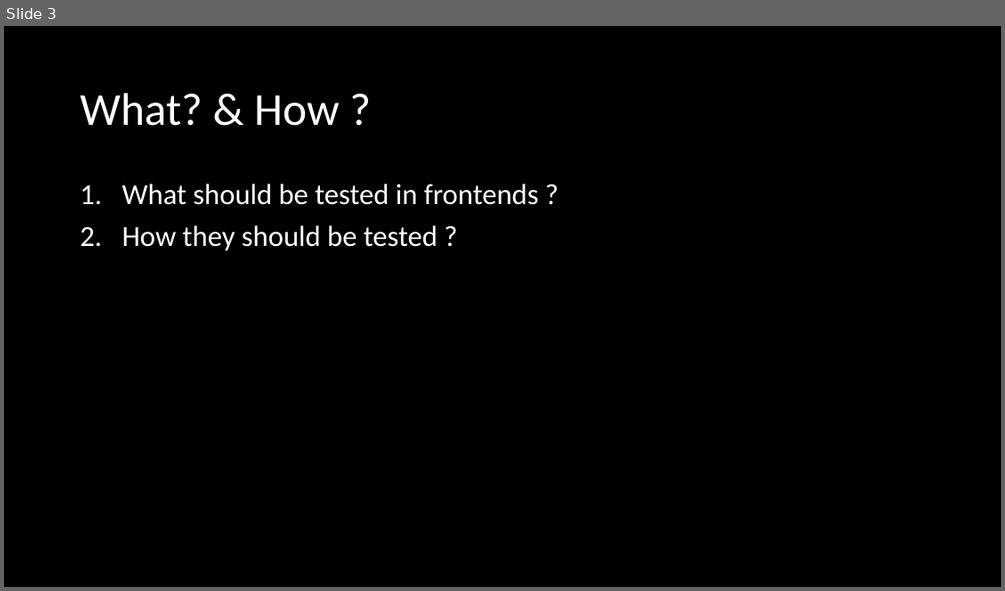
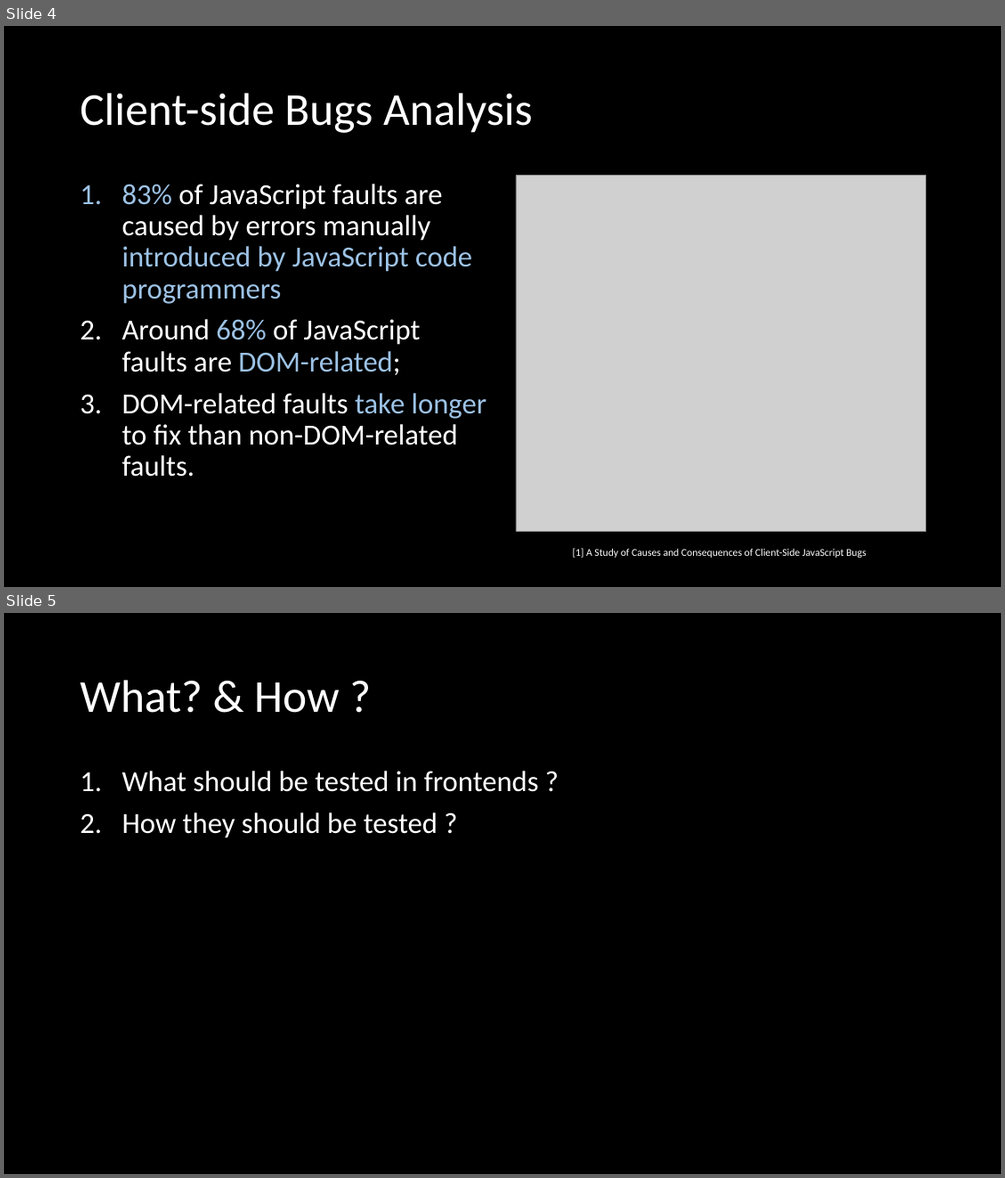
Before and after one commit to melkorCBA/testing-in-frontend, a slide deck: Reliable Frontends.pptx. Shown one above the other, each under a label of ours: slide 3 before the commit, slides 4 and 5 after it. The pictures are 1005x591 and 1005x1178 pixels, drawn with LibreOffice and Linux fonts; fonts in the diff are those of the drawing; grey boxes stand for pictures. Boxes give left, top, right and bottom in pixels: in the first picture for what was removed or moved away, otherwise in the second. Text is boxed around its words. In the diff, an @@ line names an element or a change of style, - is before the commit and + after.

```diff
--- a/Reliable Frontends.pptx
+++ b/Reliable Frontends.pptx
@@ slide 4 added at (4, 26, 1001, 587), background #000000 @@
@@ title added at (80, 93, 533, 133), 44 pt, text #FFFFFF @@
+Client-side Bugs Analysis
@@ text added at (122, 184, 486, 476), 28 pt, text #FFFFFF @@
+1. 83% of JavaScript faults are caused by errors manually introduced by JavaScript code programmers
+2. Around 68% of JavaScript faults are DOM-related;
+3. DOM-related faults take longer to fix than non-DOM-related faults.
@@ picture added at (516, 176, 925, 532) @@
@@ text added at (573, 548, 866, 557), 10 pt, text #FFFFFF @@
+[1] A Study of Causes and Consequences of Client-Side JavaScript Bugs
@@ what was slide 3 is now slide 5 @@
```
Also in this commit, not shown: 5 slides changed, 2 other slides added, 4 slides removed, 3 other files.
